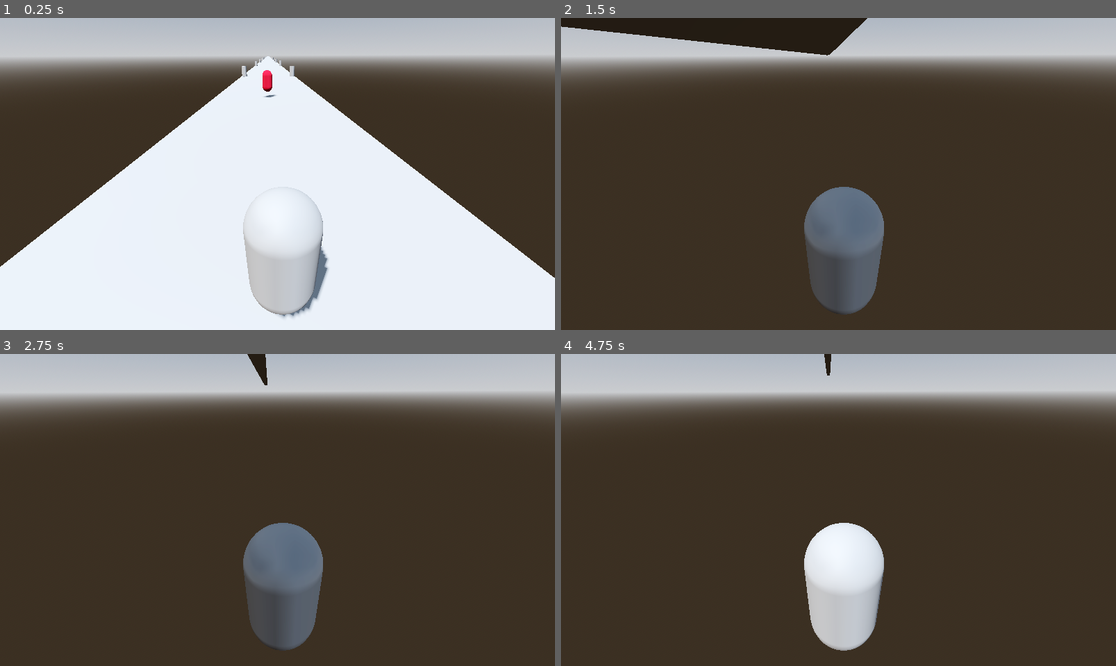
Above: before the commit, frames 1-4 (two rows, left to right).
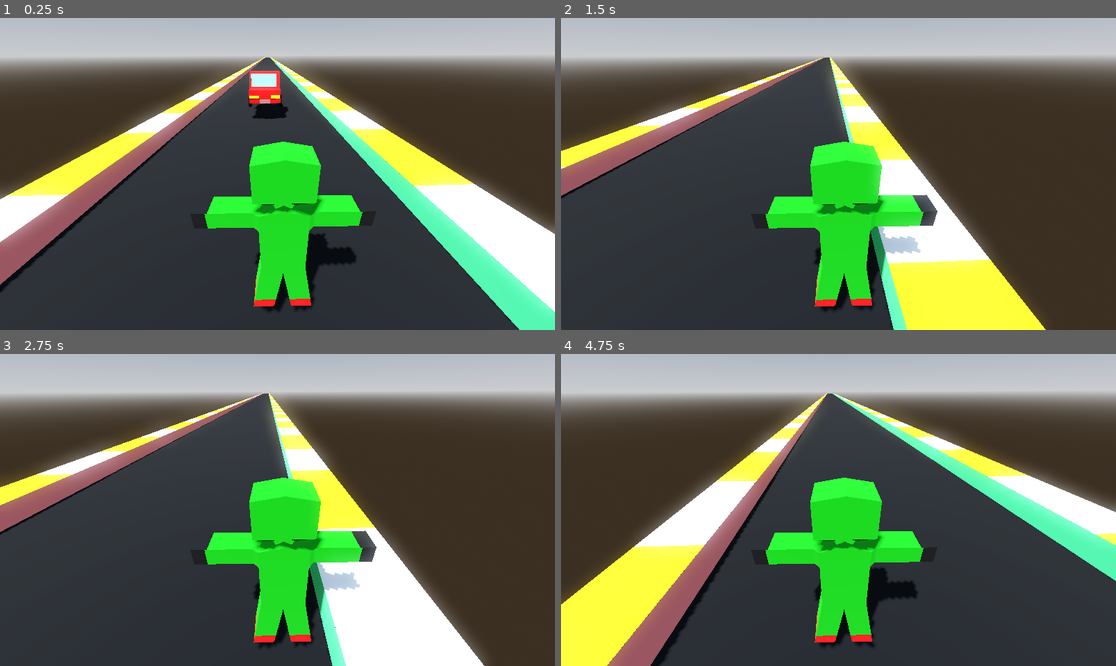
Above: after the commit, the same moments.

Repository: PranishManandhar/Traffic-Runner-3D
Game: Godot game, scene res://Scenes/main_game.tscn
Same seed, same stepped clock (60 frames per second), same inputs: the game is played once before the commit and once after it.
Inputs (mouse positions are in pixels of both pictures, inside the frame that each line leads up to):
- Up to frame 1 (0.25 s): no input
- Up to frame 2 (1.5 s): move the mouse to (866, 174) at 0.52 s; hold D (right) 0.53-1.28 s; tap W (straight, bound only before the commit) at 0.6, 1.35 s; move the mouse to (810, 174) at 1.27 s; hold S (back, bound only before the commit) from 1.28 s (still down)
- Up to frame 3 (2.75 s): move the mouse to (288, 503) at 2.02 s; release S (back, bound only before the commit) at 2.03 s; hold D (right) from 2.03 s (still down); tap W (straight, bound only before the commit) at 2.1 s
- Up to frame 4 (4.75 s): move the mouse to (832, 516) at 2.77 s; tap W (straight, bound only before the commit) at 2.85, 3.6, 4.35 s; move the mouse to (877, 513) at 3.52 s; release D (right) at 3.53 s; hold A (left) from 3.53 s (still down); move the mouse to (794, 506) at 4.27 s

The runs differ from the first frame. In frame 1, 61% of the frame differs, in the area x 0-100%, y 12-100%; in frame 2, 38%; in frame 3, 34%; in frame 4, 37%.
Error after the commit: Invalid access to property or key 'global_position' on a base object of type 'null instance'. (res://Script/Global.gd:35)

Commit message:
Game loop completed

Diff:
--- /dev/null
+++ b/Scenes/coin.tscn
@@ -0,0 +1,14 @@
+[gd_scene load_steps=3 format=3 uid="uid://b7q7gyvg2k0y1"]
+
+[ext_resource type="PackedScene" uid="uid://jw3qfunb68gk" path="res://Assets/coin/coin.glb" id="1_2qo34"]
+
+[sub_resource type="SphereShape3D" id="SphereShape3D_2qo34"]
+
+[node name="coin" instance=ExtResource("1_2qo34")]
+transform = Transform3D(-4.371139e-08, 0, 1, 0, 1, 0, -1, 0, -4.371139e-08, 0, 0, 0)
+
+[node name="Area3D" type="Area3D" parent="." index="1"]
+
+[node name="CollisionShape3D" type="CollisionShape3D" parent="Area3D" index="0"]
+transform = Transform3D(1, 0, 0, 0, 1.6436591, 0, 0, 0, 1.6789744, 0, 0, 0)
+shape = SubResource("SphereShape3D_2qo34")
--- a/Scenes/enemy.tscn
+++ b/Scenes/enemy.tscn
@@ -1,26 +1,23 @@
-[gd_scene load_steps=5 format=3 uid="uid://b1djl7xwksbfb"]
+[gd_scene load_steps=4 format=3 uid="uid://sjtgmn1nonhv"]
 
-[ext_resource type="Script" uid="uid://cxng1euu5o73a" path="res://Script/enemy.gd" id="1_hghv2"]
+[ext_resource type="Script" uid="uid://doc5i8cue51s6" path="res://Script/Enemy.gd" id="1_1f0kj"]
+[ext_resource type="PackedScene" uid="uid://b228dvqt7k2l4" path="res://Assets/car/Car.gltf" id="1_hghv2"]
 
-[sub_resource type="CapsuleShape3D" id="CapsuleShape3D_7k104"]
-
-[sub_resource type="StandardMaterial3D" id="StandardMaterial3D_7xaro"]
-albedo_color = Color(0.70239866, 0, 0.1612902, 1)
-
-[sub_resource type="CapsuleMesh" id="CapsuleMesh_7xaro"]
-material = SubResource("StandardMaterial3D_7xaro")
+[sub_resource type="BoxShape3D" id="BoxShape3D_1f0kj"]
+size = Vector3(0.6442361, 0.05002737, 0.390625)
 
 [node name="Enemy" type="RigidBody3D"]
+transform = Transform3D(-4.371139e-08, 0, 1, 0, 1, 0, -1, 0, -4.371139e-08, 0, 0, 0)
+collision_layer = 2
+contact_monitor = true
+max_contacts_reported = 1
+script = ExtResource("1_1f0kj")
+
+[node name="blockbench_export" parent="." instance=ExtResource("1_hghv2")]
+transform = Transform3D(2.5, 0, 0, 0, 2.5, 0, 0, 0, 2.5, 0, 0, 0)
 
 [node name="CollisionShape3D" type="CollisionShape3D" parent="."]
-shape = SubResource("CapsuleShape3D_7k104")
+transform = Transform3D(5, 0, 0, 0, 25, 0, 0, 0, 5, -0.29991078, 1.0251443, -0.034179688)
+shape = SubResource("BoxShape3D_1f0kj")
 
-[node name="Enemy" type="CharacterBody3D" parent="."]
-script = ExtResource("1_hghv2")
-
-[node name="CollisionShape3D" type="CollisionShape3D" parent="Enemy"]
-shape = SubResource("CapsuleShape3D_7k104")
-disabled = true
-
-[node name="MeshInstance3D" type="MeshInstance3D" parent="Enemy"]
-mesh = SubResource("CapsuleMesh_7xaro")
+[connection signal="body_entered" from="." to="." method="_on_body_entered"]
--- a/Scenes/main_game.tscn
+++ b/Scenes/main_game.tscn
@@ -1,8 +1,9 @@
-[gd_scene load_steps=7 format=3 uid="uid://b47kp14ls27mo"]
+[gd_scene load_steps=9 format=3 uid="uid://b47kp14ls27mo"]
 
 [ext_resource type="Script" uid="uid://oyjfrdhkwiv3" path="res://Script/main_game.gd" id="1_0e3vx"]
 [ext_resource type="PackedScene" uid="uid://bfujo54fnnkjc" path="res://Scenes/player.tscn" id="1_1oj5k"]
-[ext_resource type="PackedScene" uid="uid://b1djl7xwksbfb" path="res://Scenes/enemy.tscn" id="2_yx7mw"]
+[ext_resource type="PackedScene" uid="uid://sjtgmn1nonhv" path="res://Scenes/enemy.tscn" id="3_0e3vx"]
+[ext_resource type="Script" uid="uid://bri3npp2u4fe4" path="res://Script/fall_script.gd" id="4_6j5ir"]
 
 [sub_resource type="ProceduralSkyMaterial" id="ProceduralSkyMaterial_1oj5k"]
 sky_horizon_color = Color(0.66224277, 0.6717428, 0.6867428, 1)
@@ -17,6 +18,8 @@
 tonemap_mode = 2
 glow_enabled = true
 
+[sub_resource type="WorldBoundaryShape3D" id="WorldBoundaryShape3D_0e3vx"]
+
 [node name="MainGame" type="Node3D"]
 script = ExtResource("1_0e3vx")
 
@@ -28,8 +31,20 @@
 shadow_enabled = true
 
 [node name="player" parent="." instance=ExtResource("1_1oj5k")]
-transform = Transform3D(1, 0, 0, 0, 1, 0, 0, 0, 1, -0.22491223, 1.8027904, -21.446693)
+transform = Transform3D(1, 0, 0, 0, 1, 0, 0, 0, 1, 0, 0.92580986, -14.567351)
 top_level = true
 
-[node name="Enemy" parent="." instance=ExtResource("2_yx7mw")]
-transform = Transform3D(1, 0, 0, 0, 1, 0, 0, 0, 1, 0.04723072, 1.9027419, 0.32391834)
+[node name="world border" type="Area3D" parent="."]
+script = ExtResource("4_6j5ir")
+
+[node name="CollisionShape3D" type="CollisionShape3D" parent="world border"]
+transform = Transform3D(1, 0, 0, 0, 1, 0, 0, 0, 1, 0, -7.6590543, -12.860644)
+shape = SubResource("WorldBoundaryShape3D_0e3vx")
+
+[node name="Enemy" parent="." instance=ExtResource("3_0e3vx")]
+transform = Transform3D(-4.371139e-08, 0, 1, 0, 1, 0, -1, 0, -4.371139e-08, 0.40369034, 0, 0.40288258)
+
+[node name="Camera3D" type="Camera3D" parent="."]
+transform = Transform3D(-0.9799819, -0.16300355, 0.11430416, -0.025538221, 0.67232364, 0.7398167, -0.19744213, 0.72208786, -0.66302776, 5, 11.286602, -10.062752)
+
+[connection signal="body_entered" from="world border" to="world border" method="_on_body_entered"]
--- a/Scenes/platform.tscn
+++ b/Scenes/platform.tscn
@@ -1,29 +1,35 @@
 [gd_scene load_steps=4 format=3 uid="uid://cp6ulwvac5p55"]
 
+[ext_resource type="PackedScene" uid="uid://facmaw1y811y" path="res://Assets/Road/Road.gltf" id="1_1rc8e"]
+
 [sub_resource type="BoxShape3D" id="BoxShape3D_xdow6"]
+size = Vector3(0.8430786, 2.8154602, 0.509964)
 
-[sub_resource type="BoxMesh" id="BoxMesh_xdow6"]
-
-[sub_resource type="CylinderMesh" id="CylinderMesh_xdow6"]
+[sub_resource type="BoxShape3D" id="BoxShape3D_1rc8e"]
+size = Vector3(1.8291626, 1.9501953, 24.767075)
 
 [node name="platform" type="StaticBody3D"]
 
 [node name="CollisionShape3D" type="CollisionShape3D" parent="."]
-transform = Transform3D(11.181, 0, 0, 0, 0.216, 0, 0, 0, 48.247, 0, 0, 0)
+transform = Transform3D(11.181, 0, 0, 0, 0.216, 0, 0, 0, 48.247, 0.64728874, -0.88286245, -2.4938464)
 shape = SubResource("BoxShape3D_xdow6")
 
-[node name="MeshInstance3D" type="MeshInstance3D" parent="."]
-transform = Transform3D(11.181, 0, 0, 0, 0.216, 0, 0, 0, 48.247, 0, 0, 0)
-mesh = SubResource("BoxMesh_xdow6")
+[node name="blockbench_export" parent="." instance=ExtResource("1_1rc8e")]
+transform = Transform3D(4.93348, 0, 0, 0, 5.5239177, 0, 0, 0, 8.629908, 0.72281253, -1.4381444, -2.5029678)
 
-[node name="Node3D" type="Node3D" parent="."]
+[node name="CollisionShape3D2" type="CollisionShape3D" parent="."]
+transform = Transform3D(1, 0, 0, 0, 1, 0, 0, 0, 1, -4.5385637, -0.47509766, -2.4864273)
+shape = SubResource("BoxShape3D_1rc8e")
 
-[node name="piller1" type="MeshInstance3D" parent="Node3D"]
-transform = Transform3D(1, 0, 0, 0, 1, 0, 0, 0, 1, 4.895604, 1.0133047, -23.269438)
-mesh = SubResource("CylinderMesh_xdow6")
-skeleton = NodePath("../..")
+[node name="CollisionShape3D3" type="CollisionShape3D" parent="."]
+transform = Transform3D(1, 0, 0, 0, 1, 0, 0, 0, 1, 6.2119455, -0.47509766, -2.4864273)
+shape = SubResource("BoxShape3D_1rc8e")
 
-[node name="piller2" type="MeshInstance3D" parent="Node3D"]
-transform = Transform3D(1, 0, 0, 0, 1, 0, 0, 0, 1, -4.9857817, 1.0133047, -23.269438)
-mesh = SubResource("CylinderMesh_xdow6")
-skeleton = NodePath("../..")
+[node name="spawnplate" type="Node3D" parent="."]
+transform = Transform3D(1, 0, 0, 0, 1, 0, 0, 0, 1, 3.3133793, 0, 9.275864)
+
+[node name="spawnplate2" type="Node3D" parent="."]
+transform = Transform3D(1, 0, 0, 0, 1, 0, 0, 0, 1, -0.058177948, 0, 9.275864)
+
+[node name="spawnplate3" type="Node3D" parent="."]
+transform = Transform3D(1, 0, 0, 0, 1, 0, 0, 0, 1, -2.6938686, 0, 9.275864)
--- a/Scenes/player.tscn
+++ b/Scenes/player.tscn
@@ -1,17 +1,29 @@
-[gd_scene load_steps=4 format=3 uid="uid://bfujo54fnnkjc"]
+[gd_scene load_steps=6 format=3 uid="uid://bfujo54fnnkjc"]
 
 [ext_resource type="Script" uid="uid://7uuwnfqjqoxd" path="res://Script/playerMovement.gd" id="1_cvnsp"]
+[ext_resource type="ArrayMesh" uid="uid://bsjo0olc5dhn3" path="res://Assets/greenman/GreenMan.obj" id="2_cvnsp"]
+[ext_resource type="Texture2D" uid="uid://c70vn4jq7m3np" path="res://Assets/greenman/skin-greenman.png" id="3_6t5aa"]
+
+[sub_resource type="StandardMaterial3D" id="StandardMaterial3D_vgqql"]
+albedo_texture = ExtResource("3_6t5aa")
+texture_filter = 2
 
 [sub_resource type="CapsuleShape3D" id="CapsuleShape3D_d2cbi"]
+radius = 0.6542969
+height = 2.4241943
 
-[sub_resource type="CapsuleMesh" id="CapsuleMesh_sh265"]
-
-[node name="player" type="RigidBody3D"]
+[node name="player" type="RigidBody3D" groups=["Player"]]
 axis_lock_angular_z = true
 lock_rotation = true
 script = ExtResource("1_cvnsp")
 
+[node name="MeshInstance3D" type="MeshInstance3D" parent="."]
+transform = Transform3D(-0.9997544, 0, 0.022163913, 0, 1, 0, -0.022163913, 0, -0.9997544, 0, -0.95396507, 0)
+mesh = ExtResource("2_cvnsp")
+surface_material_override/0 = SubResource("StandardMaterial3D_vgqql")
+
 [node name="CollisionShape3D" type="CollisionShape3D" parent="."]
+transform = Transform3D(1, 0, 0, 0, 1, 0, 0, 0, 1, 0, 0.10787225, 0)
 shape = SubResource("CapsuleShape3D_d2cbi")
 debug_color = Color(0.8419274, 0.38221663, 0, 0.41960785)
 
@@ -21,8 +33,4 @@
 [node name="pitchpivot" type="Node3D" parent="TwistPivot"]
 
 [node name="Camera3D" type="Camera3D" parent="TwistPivot/pitchpivot"]
-transform = Transform3D(-0.9991839, -0.02334165, 0.032966573, -0.0035549414, 0.8637852, 0.50384766, -0.040236678, 0.50331926, -0.86316323, 0.13929904, 1.1798795, 3.0953705)
-
-[node name="MeshInstance3D" type="MeshInstance3D" parent="."]
-mesh = SubResource("CapsuleMesh_sh265")
-skeleton = NodePath("")
+transform = Transform3D(-0.9991839, -0.02334165, 0.032966577, -0.0035549414, 0.8637852, 0.50384766, -0.040236678, 0.50331926, -0.86316323, 0.13929904, 1.1798795, 3.0953705)
--- a/Script/CameraMovement.gd
+++ /dev/null
@@ -1,6 +0,0 @@
-extends Camera3D
-@onready var player = $"../player"
-var camera_offset = Vector3(0, 3, 0)
-
-func _physics_process(delta: float) -> void:
-	position = player.position + camera_offset
--- /dev/null
+++ b/Script/Enemy.gd
@@ -0,0 +1,13 @@
+extends RigidBody3D
+
+@export var enemyspeed := 15.0
+
+func _physics_process(delta: float) -> void:
+	var direction = Vector3(0,0,-1.0)
+	apply_central_force(direction*enemyspeed)
+
+
+func _on_body_entered(body: Node) -> void:
+	print("hit")
+	if body.is_in_group('Player'):
+		body.queue_free()
--- /dev/null
+++ b/Script/Global.gd
@@ -0,0 +1,35 @@
+extends Node3D
+
+var spawnplates: Array = []
+@export var stuff_to_spawn: Array[PackedScene] = [
+	preload("res://Scenes/coin.tscn"),
+	preload("res://Scenes/enemy.tscn")
+]
+@export var spawn_interval := 2.0  # Seconds between spawns
+
+var spawn_timer := 0.0
+
+func _ready() -> void:
+	# Gather all spawn plates
+	spawnplates = [$spawnplate, $spawnplate2, $spawnplate3]
+
+func _process(delta: float) -> void:
+	spawn_timer += delta
+	if spawn_timer >= spawn_interval:
+		spawn_timer = 0.0
+		spawn_random_enemy()
+
+func spawn_random_enemy() -> void:
+	if stuff_to_spawn.is_empty() or spawnplates.is_empty():
+		return
+
+	# Pick random spawn location
+	var random_plate = spawnplates.pick_random()
+
+	# Pick random enemy to spawn
+	var random_enemy_scene = stuff_to_spawn.pick_random()
+
+	# Spawn it
+	var enemy = random_enemy_scene.instantiate()
+	get_parent().add_child(enemy)  # Add to scene
+	enemy.global_position = random_plate.global_position
--- a/Script/enemy.gd
+++ /dev/null
@@ -1,4 +0,0 @@
-extends CharacterBody3D
-
-func _physics_process(delta: float) -> void:
-	pass
--- /dev/null
+++ b/Script/fall_script.gd
@@ -0,0 +1,9 @@
+extends Area3D
+
+
+func _on_body_entered(body: Node3D) -> void:
+	body.queue_free()
+	print("ded")
+
+	if body.is_in_group('Player'):
+		get_tree().reload_current_scene()
--- a/Script/main_game.gd
+++ b/Script/main_game.gd
@@ -1,6 +1,6 @@
 extends Node3D
 
-var lane_scene = preload("res://Scenes/platform.tscn")
+var lane_scene:PackedScene = preload("res://Scenes/platform.tscn")
 
 func generate_lane(spawn_times:int):
 	var pos = Vector3.ZERO
@@ -8,9 +8,8 @@
 		var lanes = lane_scene.instantiate()
 		lanes.position = pos
 		add_child(lanes)
-		pos.z += 48.0
+		pos.z += 24.8
 
 
 func _ready() -> void:
-	Input.mouse_mode = Input.MOUSE_MODE_CAPTURED
 	generate_lane(20)
--- a/Script/player.gd
+++ /dev/null
@@ -1,17 +0,0 @@
-extends CharacterBody3D
-
-@onready var player = $"."
-
-@export var x_player_speed = 0.1
-@export var z_player_speed = 3
-
-var mouse_dir = 0.0
-
-func _physics_process(delta: float) -> void:
-	velocity.z += z_player_speed * delta
-	move_and_slide()
-
-func _unhandled_input(event: InputEvent) -> void:
-	if event is InputEventMouseMotion:
-		mouse_dir = -sign(event.relative.x)
-		player.position.x += (x_player_speed*mouse_dir)
--- a/Script/playerMovement.gd
+++ b/Script/playerMovement.gd
@@ -1,25 +1,34 @@
 extends RigidBody3D
 
-# Movement parameters
-@export var forward_force := 30.0
-@export var max_speed := 15.0
-@export var mouse_sensitivity := 0.5
-@export var mouse_speed_multiplier := 5
+@export var forward_force: float = 30.0
+@export var max_speed: float = 15.0
+@export var strafe_force: float = 15.0
+
 
 func _ready() -> void:
 	lock_rotation = true
 
+
 func _physics_process(delta: float) -> void:
-	# Constant forward movement
-	var forward_dir := transform.basis * Vector3(0, 0, 1.0)
+	_apply_forward_force()
+	_limit_speed()
+	_apply_strafe()
+
+
+func _apply_forward_force() -> void:
+	# Local forward direction (+Z)
+	var forward_dir: Vector3 = transform.basis * -Vector3.FORWARD
 	apply_central_force(forward_dir * forward_force)
 
-	# Clamp to max speed
-	if abs(linear_velocity.length()) > max_speed:
-		linear_velocity = sign(linear_velocity) * max_speed
 
-func _unhandled_input(event: InputEvent) -> void:
-	if event is InputEventMouseMotion:
-		# Apply lateral velocity based on mouse movement
-		var mouse_dir = -sign(event.relative.x)
-		linear_velocity.x = mouse_sensitivity * mouse_dir
+func _apply_strafe() -> void:
+	# X axis only (left/right)
+	var input_dir := Input.get_vector("right", "left", "straight", "back")
+	var strafe_dir: Vector3 = transform.basis * Vector3(input_dir.x, 0.0, 0.0)
+
+	apply_central_force(strafe_dir * strafe_force)
+
+
+func _limit_speed() -> void:
+	if linear_velocity.length() > max_speed:
+		linear_velocity = linear_velocity.normalized() * max_speed
--- a/Script/rigid_body_3d.gd
+++ /dev/null
@@ -1,17 +0,0 @@
-extends RigidBody3D
-
-@export var SPEED:=30.0
-@export var MAX_SPEED := 15.0
-
-func _ready() -> void:
-	lock_rotation = true
-
-func _physics_process(delta: float) -> void:
-	var input_dir = Input.get_vector("left","right","straight","back")
-	var direction = (transform.basis * Vector3(input_dir.x, 0, input_dir.y)).normalized()
-
-	if direction:
-		apply_central_force(direction * SPEED)
-
-	if  linear_velocity.length()>MAX_SPEED:
-		linear_velocity = linear_velocity.normalized() * MAX_SPEED
--- /dev/null
+++ b/default_bus_layout.tres
@@ -0,0 +1,15 @@
+[gd_resource type="AudioBusLayout" format=3 uid="uid://tuoey3l7210g"]
+
+[resource]
+bus/1/name = &"Music"
+bus/1/solo = false
+bus/1/mute = false
+bus/1/bypass_fx = false
+bus/1/volume_db = 0.0
+bus/1/send = &"Master"
+bus/2/name = &"SFX"
+bus/2/solo = false
+bus/2/mute = false
+bus/2/bypass_fx = false
+bus/2/volume_db = 0.0
+bus/2/send = &"Master"
--- a/project.godot
+++ b/project.godot
@@ -15,19 +15,30 @@
 config/features=PackedStringArray("4.5", "Forward Plus")
 config/icon="res://icon.svg"
 
+[autoload]
+
+Global="*res://Script/Global.gd"
+
+[filesystem]
+
+import/fbx2gltf/enabled.android=true
+import/fbx2gltf/enabled.web=true
+import/blender/enabled.android=true
+import/blender/enabled.web=true
+
+[global_group]
+
+Player=""
+
 [input]
 
 straight={
 "deadzone": 0.2,
-"events": [Object(InputEventKey,"resource_local_to_scene":false,"resource_name":"","device":-1,"window_id":0,"alt_pressed":false,"shift_pressed":false,"ctrl_pressed":false,"meta_pressed":false,"pressed":false,"keycode":0,"physical_keycode":87,"key_label":0,"unicode":119,"location":0,"echo":false,"script":null)
-, Object(InputEventKey,"resource_local_to_scene":false,"resource_name":"","device":-1,"window_id":0,"alt_pressed":false,"shift_pressed":false,"ctrl_pressed":false,"meta_pressed":false,"pressed":false,"keycode":0,"physical_keycode":4194320,"key_label":0,"unicode":0,"location":0,"echo":false,"script":null)
-]
+"events": []
 }
 back={
 "deadzone": 0.2,
-"events": [Object(InputEventKey,"resource_local_to_scene":false,"resource_name":"","device":-1,"window_id":0,"alt_pressed":false,"shift_pressed":false,"ctrl_pressed":false,"meta_pressed":false,"pressed":false,"keycode":0,"physical_keycode":83,"key_label":0,"unicode":115,"location":0,"echo":false,"script":null)
-, Object(InputEventKey,"resource_local_to_scene":false,"resource_name":"","device":-1,"window_id":0,"alt_pressed":false,"shift_pressed":false,"ctrl_pressed":false,"meta_pressed":false,"pressed":false,"keycode":0,"physical_keycode":4194322,"key_label":0,"unicode":0,"location":0,"echo":false,"script":null)
-]
+"events": []
 }
 left={
 "deadzone": 0.2,
@@ -46,3 +57,8 @@
 "events": [Object(InputEventKey,"resource_local_to_scene":false,"resource_name":"","device":-1,"window_id":0,"alt_press …(191 unchanged characters)…
 ]
 }
+
+[rendering]
+
+textures/canvas_textures/default_texture_filter=0
+textures/vram_compression/compress_with_gpu=false
Not shown, added: Assets/GreenMan.mtl
Not shown, added: Assets/Road/Road.gltf
Not shown, added: Assets/Road/Road.gltf.import
Binary file added: Assets/Road/Road_0.png
Not shown, added: Assets/Road/Road_0.png.import
Binary file added: Assets/Road/road.png
Not shown, added: Assets/Road/road.png.import
Not shown, added: Assets/car/Car.gltf
Not shown, added: Assets/car/Car.gltf.import
Binary file added: Assets/car/Car_0.png
Not shown, added: Assets/car/Car_0.png.import
Binary file added: Assets/car/Car_1.png
(and 18 more such lines)
